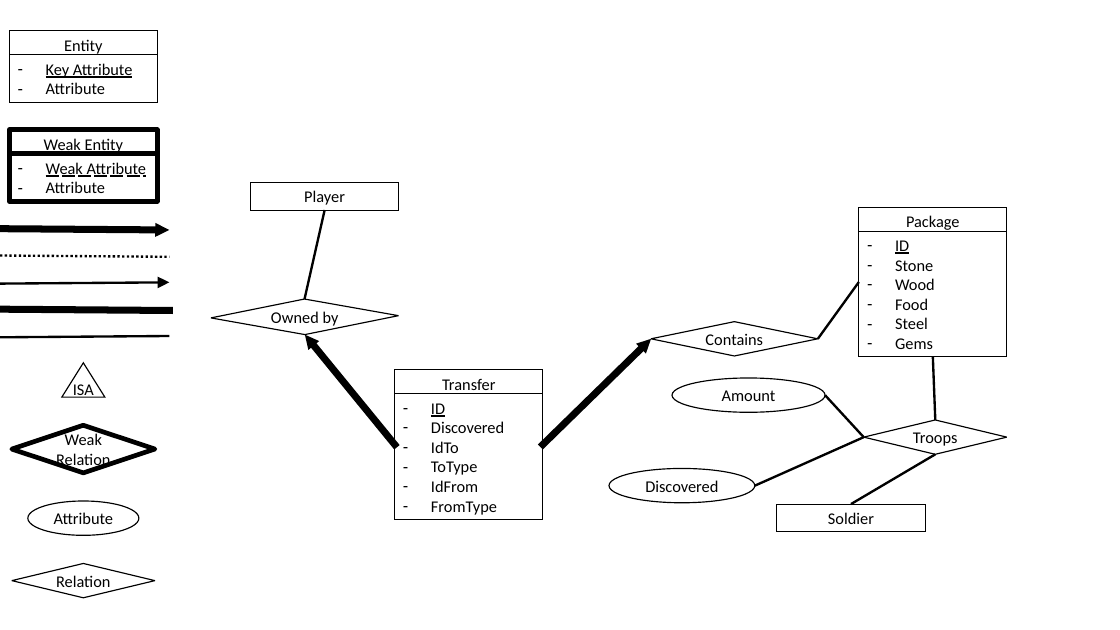
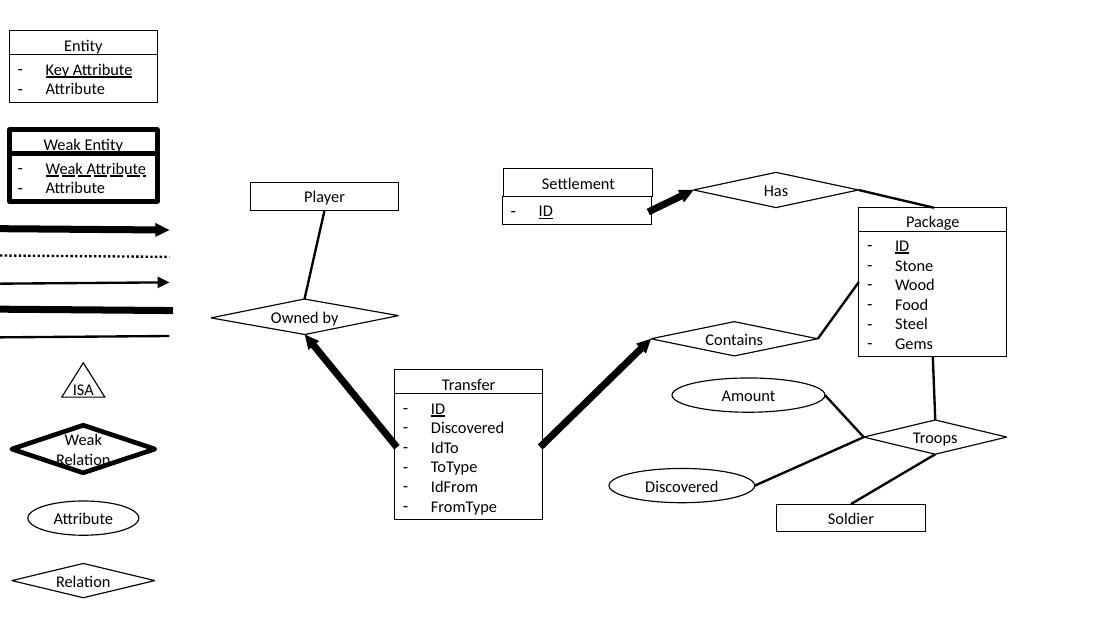
Before and after one commit to JeCheeseSmith/Clash-of-ppdb-s, a slide deck: slide 2 of documentation/database/ER-Diagram.pptx (slide 3 before the commit). Drawn at 1120x630 pixels with LibreOffice and Linux fonts; fonts in the diff are those of the drawing; background and template pictures are left out. Boxes give left, top, right and bottom in pixels: in the first picture for what was removed or moved away, otherwise in the second. Text is boxed around its words. In the diff, an @@ line names an element or a change of style, - is before the commit and + after.

```diff
--- a/documentation/database/ER-Diagram.pptx
+++ b/documentation/database/ER-Diagram.pptx
@@ rectangle added at (504, 169, 653, 197), fill #FFFFFF, outline #000000 0 pt, 14 pt, text #000000 @@
+Settlement
@@ diamond added at (694, 172, 859, 208), fill #FFFFFF, outline #000000 1 pt, 14 pt, text #000000 @@
+Has
@@ rectangle added at (502, 197, 651, 224), fill #FFFFFF, outline #000000 0 pt, 14 pt, text #000000, underline @@
+– ID
@@ arrow added from (652, 210) to (694, 190), #000000 6 pt @@
@@ line added from (934, 208) to (859, 190), #000000 2 pt @@
```
Also in this commit, not shown: 3 other files.
